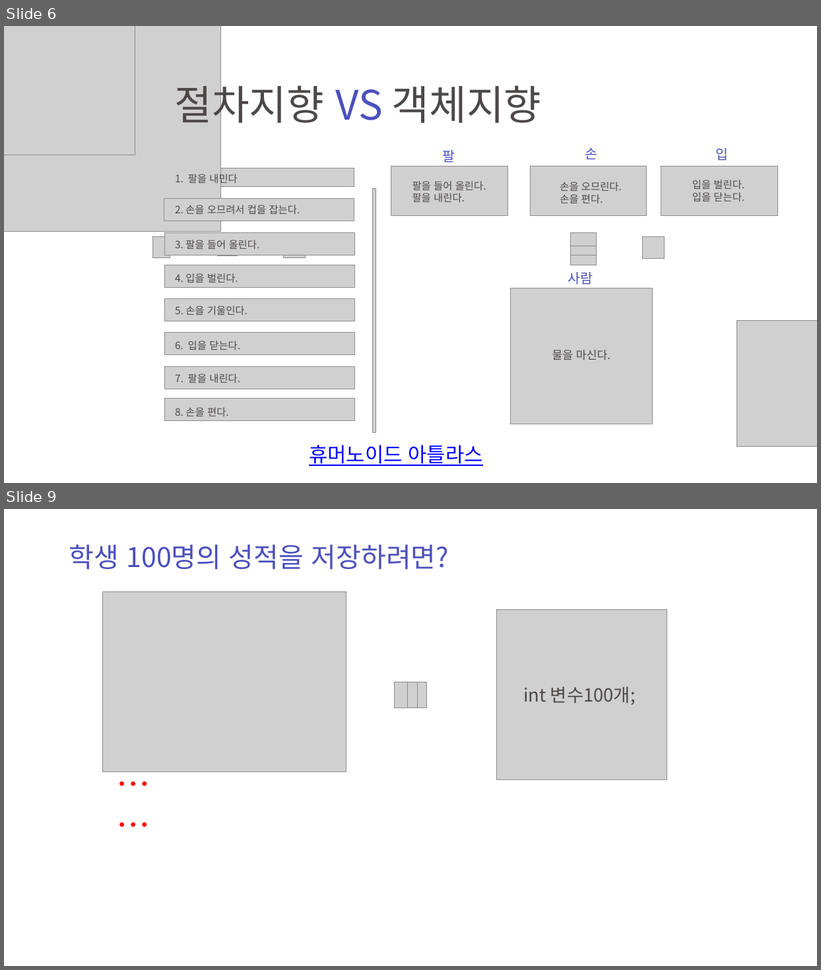
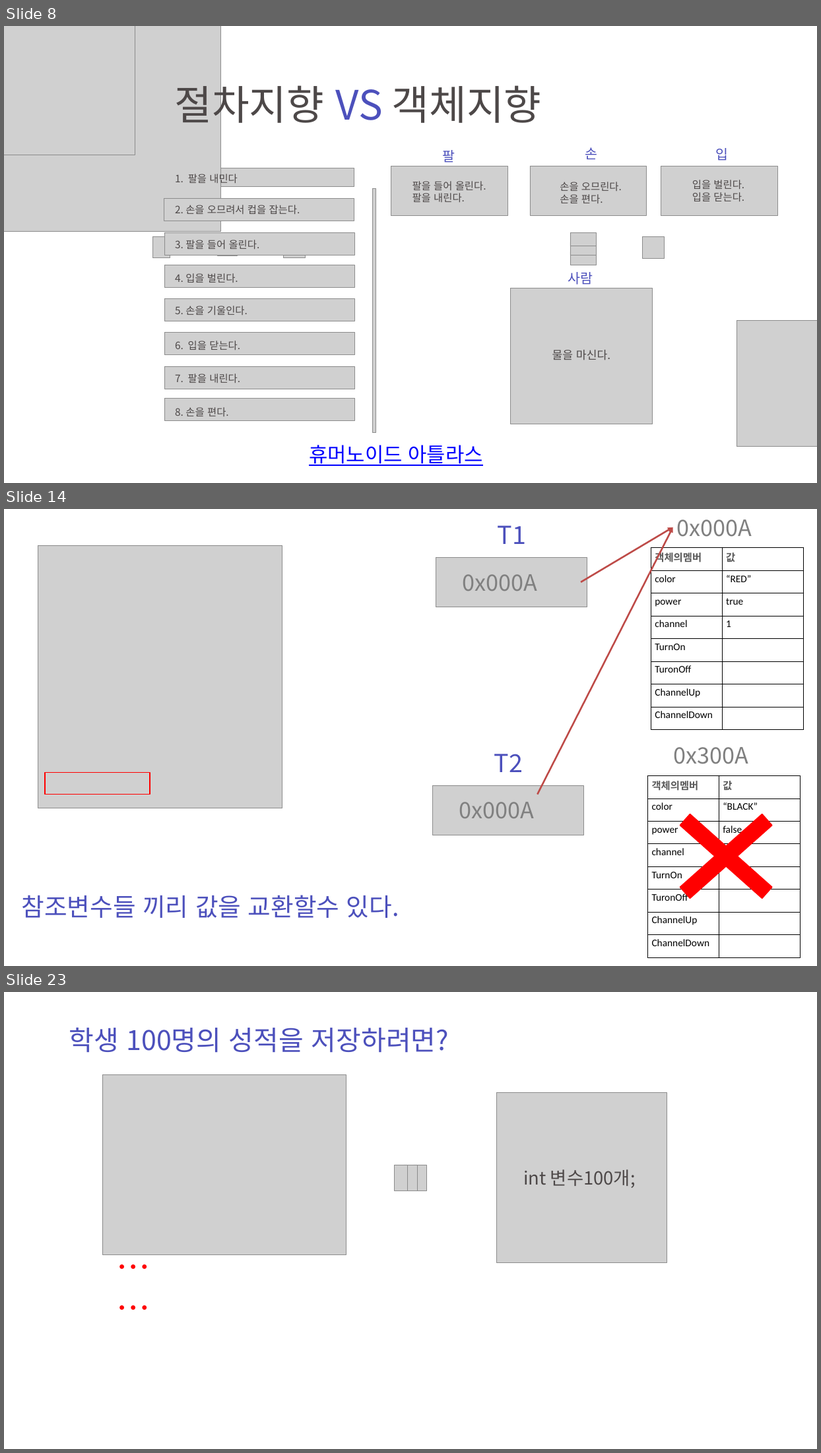
Before and after one commit to zest132/JavaLecture, a slide deck: JavaLecture/LectureFile/java 6강.pptx. Shown one above the other, each under a label of ours: slides 6 and 9 before the commit, slides 8, 14 and 23 after it; the slides between them are not shown. The pictures are 821x970 and 821x1453 pixels, drawn with LibreOffice and Linux fonts; fonts in the diff are those of the drawing; grey boxes stand for pictures; background and template pictures are left out. Boxes give left, top, right and bottom in pixels: in the first picture for what was removed or moved away, otherwise in the second. Text is boxed around its words. In the diff, an @@ line names an element or a change of style, - is before the commit and + after.

```diff
--- a/JavaLecture/LectureFile/java 6강.pptx
+++ b/JavaLecture/LectureFile/java 6강.pptx
@@ slide 14 added at (4, 509, 817, 966), background #FFFFFF @@
@@ text added at (498, 525, 526, 544), 44 pt, text #4C50BC @@
+T1
@@ arrow added from (537, 794) to (673, 527), #BF4C48 3 pt @@
@@ arrow added from (581, 582) to (673, 527), #BF4C48 3 pt @@
@@ text added at (677, 520, 752, 537), 40 pt, text #808080 @@
+0x000A
@@ picture added at (38, 545, 282, 808) @@
@@ table added at (651, 548, 803, 730), 8 rows, 2 columns @@
+객체의멤버 | 값
+color | “RED”
+power | true
+channel | 1
+TurnOn | 
+TuronOff | 
+ChannelUp | 
+ChannelDown | 
@@ picture added at (436, 557, 587, 607) @@
@@ text added at (463, 574, 538, 591), 40 pt, text #808080 @@
+0x000A
@@ text added at (494, 754, 523, 772), 44 pt, text #4C50BC @@
+T2
@@ text added at (674, 747, 749, 764), 40 pt, text #808080 @@
+0x300A
@@ rectangle added at (45, 773, 150, 795), outline #FF0000 2 pt @@
@@ picture added at (432, 786, 583, 835) @@
@@ table added at (648, 776, 800, 958), 8 rows, 2 columns @@
+객체의멤버 | 값
+color | “BLACK”
+power | false
+channel | 0
+TurnOn | 
+TuronOff | 
+ChannelUp | 
+ChannelDown | 
@@ text added at (459, 802, 535, 819), 40 pt, text #808080 @@
+0x000A
@@ cross added at (648, 786, 805, 927), fill #FF0000, outline #FF0000 2 pt @@
@@ text added at (22, 895, 399, 918), 44 pt, text #4C50BC @@
+참조변수들 끼리 값을 교환할수 있다.
@@ what was slide 6 is now slide 8 @@
@@ what was slide 9 is now slide 23 @@
```
Also in this commit, not shown: 2 slides changed, 13 other slides added, 1 slide removed, 2 other files.
